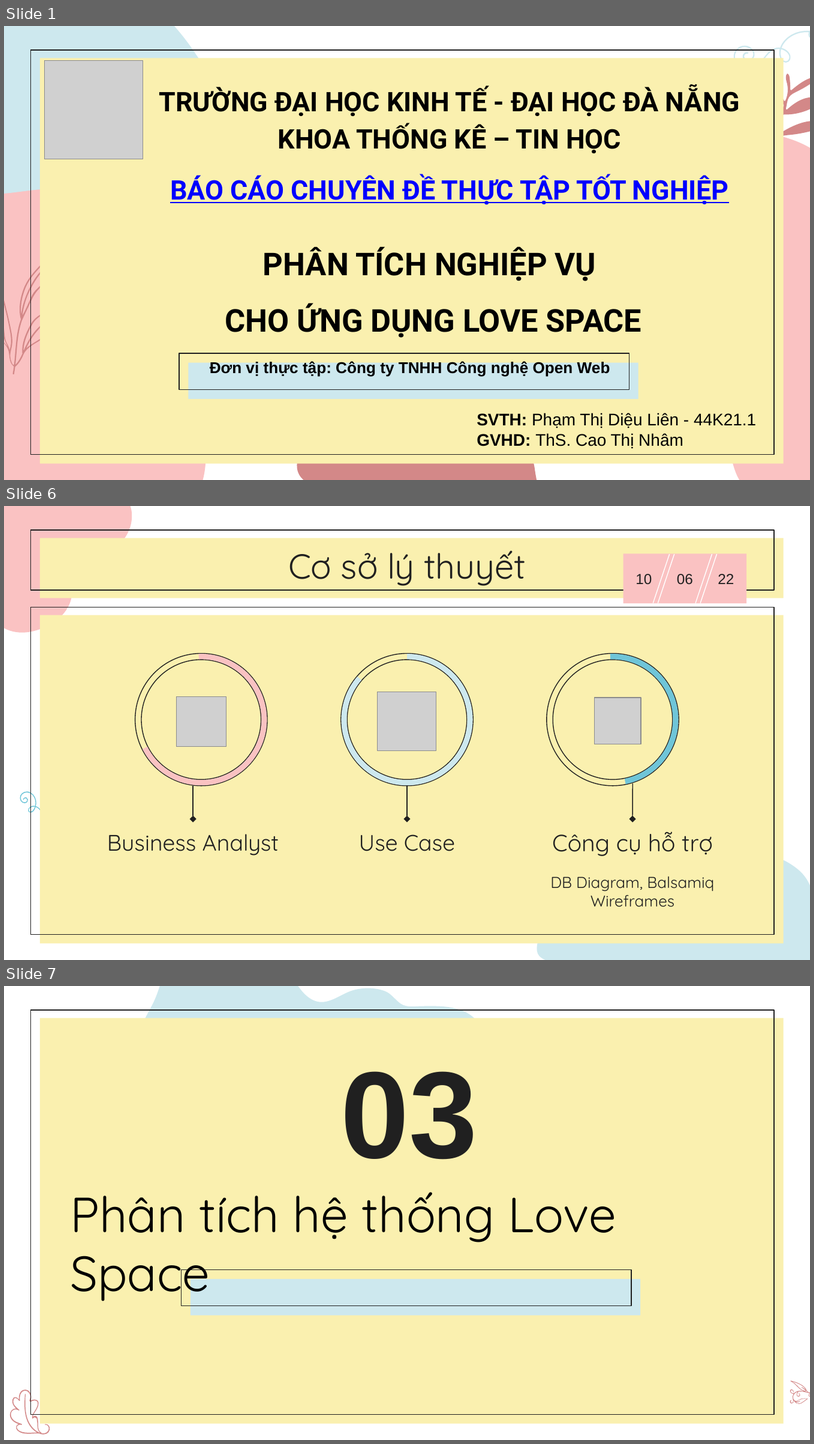
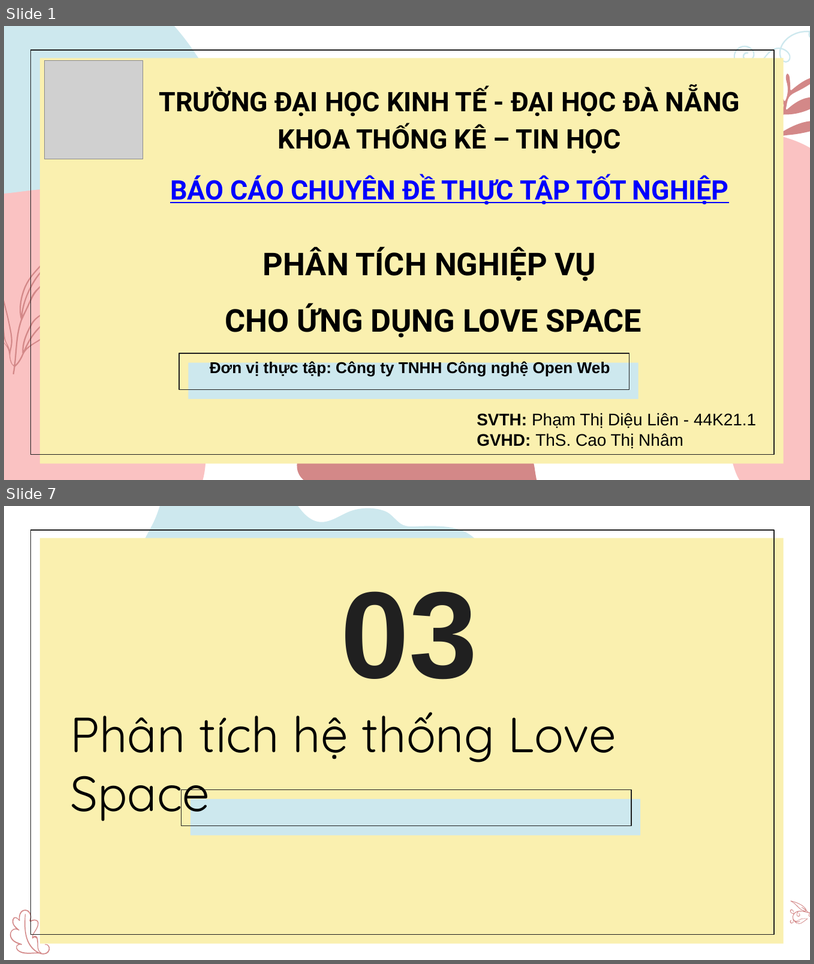
Before and after one commit to nhamct/ThucTapTN_2021_2022_2, a slide deck: 05. Phạm Thị Diệu Liên/PhamThiDieuLien_44K21.1.pptx. Shown one above the other, each under a label of ours: slides 1, 6 and 7 before the commit, slides 1 and 7 after it; the slides between them are not shown. The pictures are 814x1444 and 814x964 pixels, drawn with LibreOffice and Linux fonts; fonts in the diff are those of the drawing; grey boxes stand for pictures. Boxes give left, top, right and bottom in pixels: in the first picture for what was removed or moved away, otherwise in the second. Text is boxed around its words. In the diff, an @@ line names an element or a change of style, - is before the commit and + after.

```diff
--- a/05. Phạm Thị Diệu Liên/PhamThiDieuLien_44K21.1.pptx
+++ b/05. Phạm Thị Diệu Liên/PhamThiDieuLien_44K21.1.pptx
@@ slide 6 removed at bbox=[4, 506, 810, 960], background #FFFFFF @@
@@ freeform shape removed at bbox=[4, 506, 132, 632] @@
@@ rectangle removed at bbox=[30, 530, 774, 590] @@
@@ rectangle removed at bbox=[40, 538, 784, 598] @@
@@ title removed at bbox=[288, 550, 526, 586] @@
-Cơ sở lý thuyết
@@ rectangle removed at bbox=[623, 553, 747, 604] @@
@@ line removed from (670, 555) to (653, 603) @@
@@ line removed from (675, 555) to (658, 603) @@
@@ line removed from (712, 555) to (696, 603) @@
@@ line removed from (717, 555) to (701, 603) @@
@@ title removed at bbox=[636, 574, 652, 585] @@
-10
@@ title removed at bbox=[677, 574, 693, 585] @@
-06
@@ title removed at bbox=[718, 574, 734, 584] @@
-22
@@ rectangle removed at bbox=[30, 607, 774, 934] @@
@@ rectangle removed at bbox=[40, 615, 784, 943] @@
@@ donut removed at bbox=[135, 654, 267, 786] @@
@@ arch (boxed as its full ring) removed at bbox=[135, 654, 267, 785] @@
@@ donut removed at bbox=[341, 654, 473, 786] @@
@@ arch (boxed as its full ring) removed at bbox=[342, 654, 473, 785] @@
@@ donut removed at bbox=[547, 654, 679, 786] @@
@@ arch (boxed as its full ring) removed at bbox=[548, 654, 679, 785] @@
@@ picture removed at bbox=[177, 696, 227, 747] @@
@@ picture removed at bbox=[377, 691, 436, 750] @@
@@ picture removed at bbox=[595, 697, 642, 744] @@
@@ freeform shape removed at bbox=[20, 792, 67, 826] @@
@@ arrow removed from (192, 786) to (192, 819) @@
@@ arrow removed from (407, 783) to (407, 819) @@
@@ arrow removed from (633, 783) to (633, 819) @@
@@ text removed at bbox=[107, 834, 279, 855] @@
-Business Analyst
@@ text removed at bbox=[359, 834, 455, 851] @@
-Use Case
@@ text removed at bbox=[552, 831, 713, 856] @@
-Công cụ hỗ trợ
@@ freeform shape removed at bbox=[536, 855, 810, 960] @@
@@ text removed at bbox=[551, 876, 714, 907] @@
-DB Diagram, Balsamiq Wireframes
```
Also in this commit, not shown: 9 slides changed, 2 slides added, 1 other slide removed, 1 other file.
